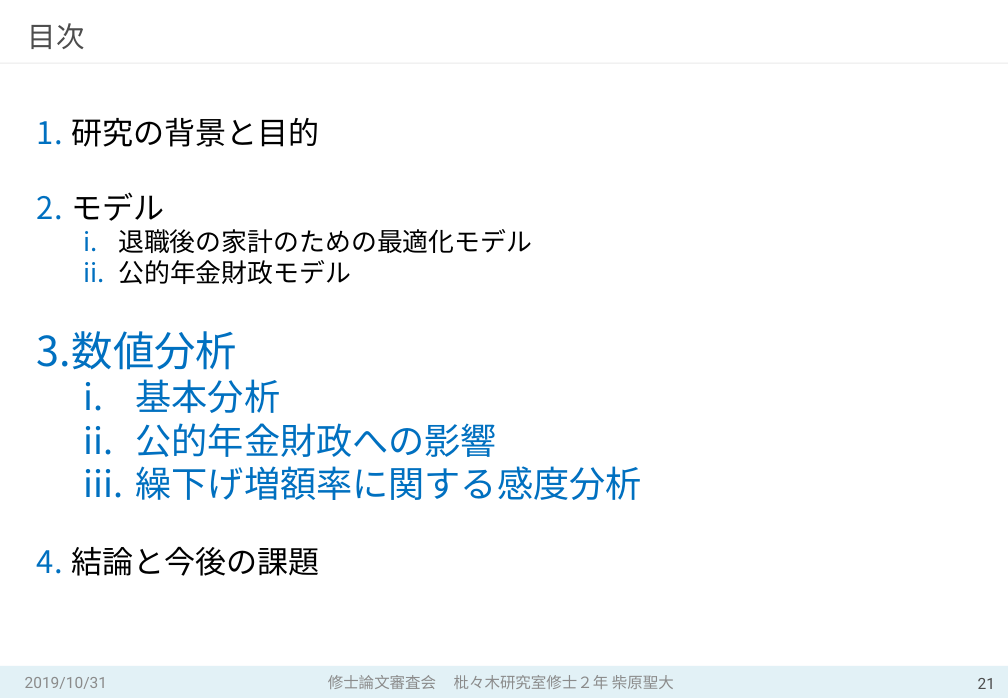
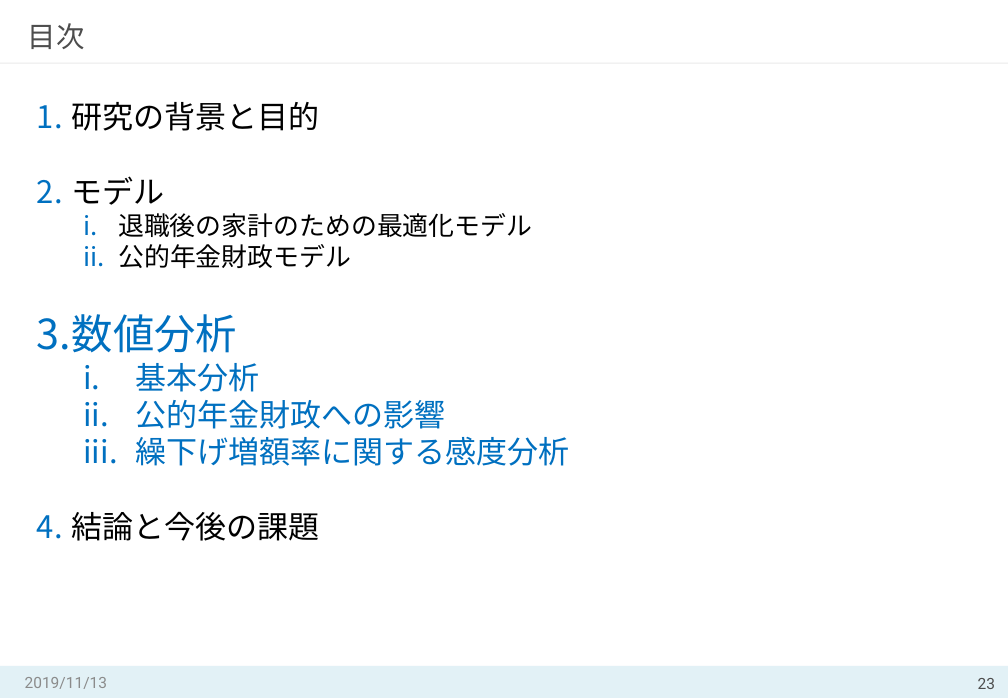
Before and after one commit to MasahiroShibahara/Open, a slide deck: slide 23 of Masahiro_Shibahara①.pptx (slide 21 before the commit). Drawn at 1008x698 pixels with LibreOffice and Linux fonts; fonts in the diff are those of the drawing. Boxes give left, top, right and bottom in pixels: in the first picture for what was removed or moved away, otherwise in the second. Text is boxed around its words. In the diff, an @@ line names an element or a change of style, - is before the commit and + after.

```diff
--- a/Masahiro_Shibahara①.pptx
+++ b/Masahiro_Shibahara①.pptx
@@ text "研究の背景と目的": place and size @@
-text "研究の背景と目的" at bbox=[37, 118, 642, 576]
+text "研究の背景と目的" at bbox=[37, 102, 570, 541]
@@ text at bbox=[136, 363, 570, 466]: size 28 to 24 pt in "基本分析", "公的年金財政への影響", "繰下げ増額率に関する感度分析" @@
@@ text at bbox=[25, 677, 107, 689]: text changed @@
-2019/10/31
+2019/11/13
@@ text removed at bbox=[328, 675, 674, 689] @@
-修士論文審査会 枇々木研究室修士２年 柴原聖大
@@ page number at bbox=[978, 678, 995, 689]: text changed @@
-21
+23
```
Also in this commit, not shown: 40 other slides changed, 6 slides added.
